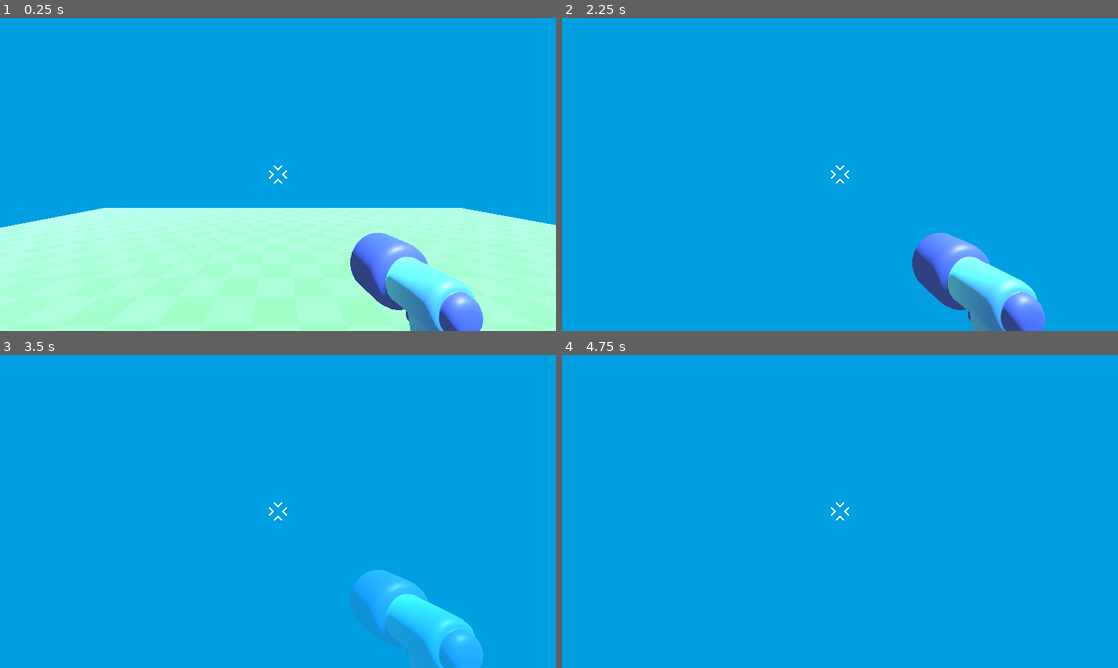
Above: before the commit, frames 1-4 (two rows, left to right).
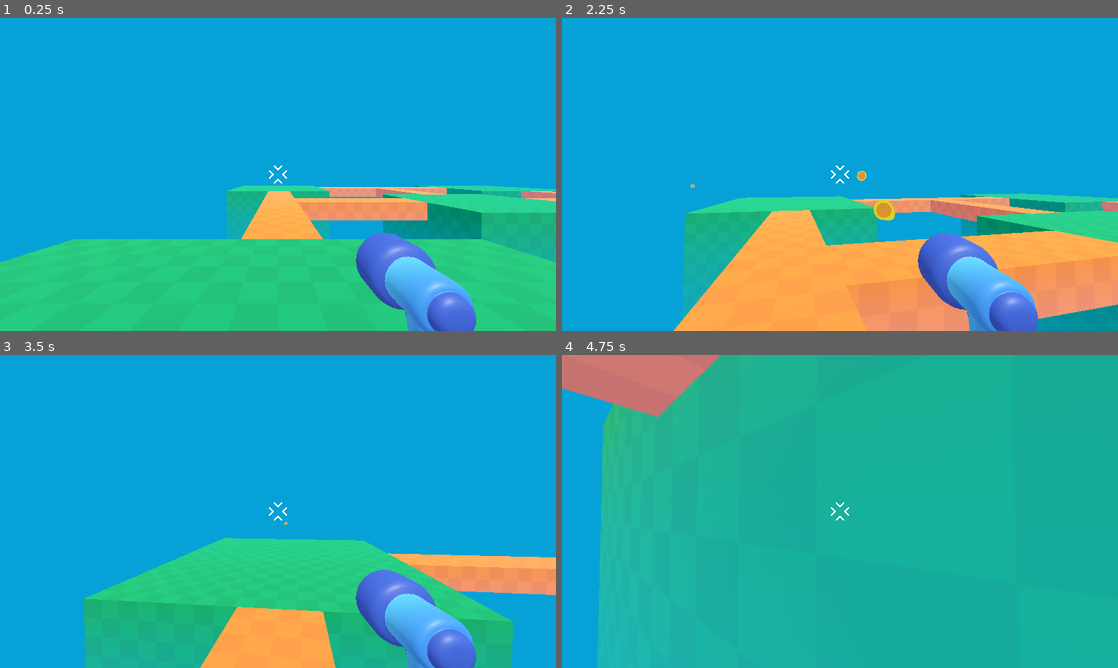
Above: after the commit, the same moments.

Repository: joshbritto/CTI-110-3DGame
Game: Godot game, scene res://game.tscn
Two runs of this game, one before a commit and one after it. Both use one fixed random seed, a clock stepped at 60 frames per second and the inputs below. Before the commit the project starts from res://level/temporary_level.tscn.
Inputs (mouse positions are in pixels of both pictures, inside the frame that each line leads up to):
- Up to frame 1 (0.25 s): no input
- Up to frame 2 (2.25 s): tap Enter at 0.5 s; move the mouse to (867, 174) at 0.52 s; press the mouse at (867, 174) at 0.53 s; hold W (move_forward) from 0.53 s (still down); tap Space (jump) at 0.77, 0.8, 1.07, 1.35, 1.52, 1.82 s; move the mouse to (812, 174) at 1.27 s; release the mouse at (812, 174) at 1.28 s; click (812, 174) at 1.55 s; move the mouse to (851, 168) at 2.02 s; press the mouse at (851, 168) at 2.03 s
- Up to frame 3 (3.5 s): keep holding W (move_forward); tap Space (jump) at 2.3, 3.02, 3.32 s; move the mouse to (272, 517) at 2.77 s; release the mouse at (272, 517) at 2.78 s; click (272, 517) at 2.85 s
- Up to frame 4 (4.75 s): keep holding W (move_forward); move the mouse to (878, 514) at 3.52 s; tap Space (jump) at 3.6, 3.77, 4.07, 4.52 s; move the mouse to (795, 508) at 4.27 s; click (795, 508) at 4.35 s

The runs differ from the first frame. In frame 1, 42% of the frame differs, in the area x 0-100%, y 53-100%; in frame 2, 32%; in frame 3, 29%; in frame 4, 94%, in the area x 0-100%, y 0-100%.

Commit message:
added gun mechanics and new map

Diff:
--- /dev/null
+++ b/arena-survivors/game.tscn
@@ -0,0 +1,109 @@
+[gd_scene format=3 uid="uid://c03pula2mk4kp"]
+
+[ext_resource type="PackedScene" uid="uid://bfau63sspcfax" path="res://player/player.tscn" id="1_80nbo"]
+[ext_resource type="Texture2D" uid="uid://cf1x45iahfjma" path="res://level/checkboard.png" id="1_e2o6t"]
+[ext_resource type="Material" uid="uid://cb1lrbfailokr" path="res://level/bridge.tres" id="2_feb5d"]
+
+[sub_resource type="StandardMaterial3D" id="StandardMaterial3D_80nbo"]
+albedo_color = Color(0.03286584, 0.56554484, 0.2714845, 1)
+albedo_texture = ExtResource("1_e2o6t")
+uv1_triplanar = true
+
+[sub_resource type="Environment" id="Environment_g0yeo"]
+background_mode = 1
+background_color = Color(1.6364455e-06, 0.47346222, 0.68986905, 1)
+ambient_light_source = 2
+ambient_light_color = Color(0.8274757, 0.7368622, 0.70219463, 1)
+tonemap_mode = 2
+fog_enabled = true
+fog_light_color = Color(0.021349646, 0.5002203, 0.7270487, 1)
+fog_height = 0.5
+fog_height_density = 0.15
+
+[node name="Game" type="Node3D" unique_id=1246623811]
+
+[node name="CSGBox3D" type="CSGBox3D" parent="." unique_id=555165820]
+transform = Transform3D(1, 0, 0, 0, 1, 0, 0, 0, 1, 0, -5, 0)
+use_collision = true
+size = Vector3(10, 10, 10)
+material = SubResource("StandardMaterial3D_80nbo")
+
+[node name="CSGBox3D10" type="CSGBox3D" parent="." unique_id=1782600402]
+transform = Transform3D(1, 0, 0, 0, 1, 0, 0, 0, 1, 12.5, -0.5, -0.1000002)
+use_collision = true
+size = Vector3(15, 1, 2)
+material = ExtResource("2_feb5d")
+
+[node name="CSGBox3D14" type="CSGBox3D" parent="." unique_id=1282224899]
+transform = Transform3D(1, 0, 0, 0, 1, 0, 0, 0, 1, 12.5, -0.5, -25.099998)
+use_collision = true
+size = Vector3(15, 1, 2)
+material = ExtResource("2_feb5d")
+
+[node name="CSGBox3D17" type="CSGBox3D" parent="." unique_id=393661958]
+transform = Transform3D(1, 0, 0, 0, 1, 0, 0, 0, 1, 20.199999, -0.5, -12.599998)
+use_collision = true
+size = Vector3(7.4, 1, 2)
+material = ExtResource("2_feb5d")
+
+[node name="CSGBox3D18" type="CSGBox3D" parent="." unique_id=583361598]
+transform = Transform3D(1, 0, 0, 0, 1, 0, 0, 0, 1, 4.7999983, -0.5, -12.599998)
+use_collision = true
+size = Vector3(7.4, 1, 2)
+material = ExtResource("2_feb5d")
+
+[node name="CSGBox3D15" type="CSGBox3D" parent="." unique_id=1459830275]
+transform = Transform3D(-4.371139e-08, 0, 1, 0, 1, 0, -1, 0, -4.371139e-08, 0.09999962, -0.5, -12.499998)
+use_collision = true
+size = Vector3(15, 1, 2)
+material = ExtResource("2_feb5d")
+
+[node name="CSGBox3D16" type="CSGBox3D" parent="." unique_id=1152418816]
+transform = Transform3D(-4.371139e-08, 0, 1, 0, 1, 0, -1, 0, -4.371139e-08, 24.900003, -0.5, -12.499998)
+use_collision = true
+size = Vector3(15, 1, 2)
+material = ExtResource("2_feb5d")
+
+[node name="CSGBox3D19" type="CSGBox3D" parent="." unique_id=1607570312]
+transform = Transform3D(-4.371139e-08, 0, 1, 0, 1, 0, -1, 0, -4.371139e-08, 12.600003, -0.5, -20.249998)
+use_collision = true
+size = Vector3(7.7000003, 1, 2)
+material = ExtResource("2_feb5d")
+
+[node name="CSGBox3D20" type="CSGBox3D" parent="." unique_id=469500674]
+transform = Transform3D(-4.371139e-08, 0, 1, 0, 1, 0, -1, 0, -4.371139e-08, 12.600003, -0.5, -4.649998)
+use_collision = true
+size = Vector3(7.7000003, 1, 2)
+material = ExtResource("2_feb5d")
+
+[node name="CSGBox3D5" type="CSGBox3D" parent="." unique_id=1602771304]
+transform = Transform3D(1, 0, 0, 0, 1, 0, 0, 0, 1, 12.5, -5, -12.5)
+use_collision = true
+size = Vector3(8, 10, 8)
+material = SubResource("StandardMaterial3D_80nbo")
+
+[node name="CSGBox3D2" type="CSGBox3D" parent="." unique_id=1012929970]
+transform = Transform3D(1, 0, 0, 0, 1, 0, 0, 0, 1, 0, -5, -25)
+use_collision = true
+size = Vector3(10, 10, 10)
+material = SubResource("StandardMaterial3D_80nbo")
+
+[node name="CSGBox3D3" type="CSGBox3D" parent="." unique_id=1753744010]
+transform = Transform3D(1, 0, 0, 0, 1, 0, 0, 0, 1, 25, -5, -25)
+use_collision = true
+size = Vector3(10, 10, 10)
+material = SubResource("StandardMaterial3D_80nbo")
+
+[node name="CSGBox3D4" type="CSGBox3D" parent="." unique_id=714136772]
+transform = Transform3D(1, 0, 0, 0, 1, 0, 0, 0, 1, 25, -5, 0)
+use_collision = true
+size = Vector3(10, 10, 10)
+material = SubResource("StandardMaterial3D_80nbo")
+
+[node name="DirectionalLight3D" type="DirectionalLight3D" parent="." unique_id=1524445691]
+transform = Transform3D(1, 0, 0, 0, 0.49999997, 0.8660254, 0, -0.8660254, 0.49999997, 0, 3, 3)
+
+[node name="WorldEnvironment" type="WorldEnvironment" parent="." unique_id=1618483908]
+environment = SubResource("Environment_g0yeo")
+
+[node name="Player" parent="." unique_id=316216871 instance=ExtResource("1_80nbo")]
--- /dev/null
+++ b/arena-survivors/level/bridge.tres
@@ -0,0 +1,8 @@
+[gd_resource type="StandardMaterial3D" format=3 uid="uid://cb1lrbfailokr"]
+
+[ext_resource type="Texture2D" uid="uid://cf1x45iahfjma" path="res://level/checkboard.png" id="1_h4bgb"]
+
+[resource]
+albedo_color = Color(0.91338533, 0.4401709, 3.85046e-07, 1)
+albedo_texture = ExtResource("1_h4bgb")
+uv1_triplanar = true
--- /dev/null
+++ b/arena-survivors/player/bullet_3d.gd
@@ -0,0 +1,12 @@
+extends Area3D
+
+const SPEED = 55.0
+const RANGE = 40.0
+
+var travelled_distance = 0.0
+
+func _physics_process(delta):
+	position += -transform.basis.z * SPEED * delta
+	travelled_distance += SPEED * delta
+	if travelled_distance > RANGE:
+		queue_free()
--- /dev/null
+++ b/arena-survivors/player/bullet_3d.tscn
@@ -0,0 +1,18 @@
+[gd_scene format=3 uid="uid://cenh32bhit5fb"]
+
+[ext_resource type="Script" uid="uid://brecch86icqf3" path="res://player/bullet_3d.gd" id="1_hgguu"]
+[ext_resource type="PackedScene" uid="uid://duv35bikx1nj7" path="res://player/projectile/projectile_model.tscn" id="2_hgguu"]
+
+[sub_resource type="SphereShape3D" id="SphereShape3D_g0yeo"]
+radius = 0.20193091
+
+[node name="Bullet3D" type="Area3D" unique_id=1408745345]
+top_level = true
+script = ExtResource("1_hgguu")
+
+[node name="CollisionShape3D" type="CollisionShape3D" parent="." unique_id=612440110]
+transform = Transform3D(0.99999994, 0, 0, 0, 1, 0, 0, 0, 0.99999994, 0, 0, 0)
+shape = SubResource("SphereShape3D_g0yeo")
+
+[node name="projectile_model" parent="." unique_id=1054365318 instance=ExtResource("2_hgguu")]
+transform = Transform3D(-4.371139e-08, 0, 1, 0, 1, 0, -1, 0, -4.371139e-08, 0, 0, 0)
--- a/arena-survivors/player/player.gd
+++ b/arena-survivors/player/player.gd
@@ -1,9 +1,7 @@
 extends CharacterBody3D
-
 
 func _ready():
 	Input.set_mouse_mode(Input.MOUSE_MODE_CAPTURED)
-
 
 func _unhandled_input(event):
 	if event is InputEventMouseMotion:
@@ -34,6 +32,17 @@
 	if Input.is_action_just_pressed("jump") and is_on_floor():
 		velocity.y = 10.0
 	elif Input.is_action_just_released("jump") and velocity.y > 0.0:
-		velocity.y = 0.0
+		velocity.y /= 2
 
 	move_and_slide()
+
+	if Input.is_action_pressed("shoot") and %Timer.is_stopped():
+		shoot_bullet()
+
+func shoot_bullet():
+	const BULLET_3D = preload("uid://cenh32bhit5fb")
+	var new_bullet = BULLET_3D.instantiate()
+	%Marker3D.add_child(new_bullet)
+
+	new_bullet.global_transform = %Marker3D.global_transform
+	%Timer.start()
--- a/arena-survivors/player/player.tscn
+++ b/arena-survivors/player/player.tscn
@@ -17,8 +17,12 @@
 unique_name_in_owner = true
 transform = Transform3D(1, 0, 0, 0, 1, 0, 0, 0, 1, 0, 1.5771928, 0)
 
+[node name="Marker3D" type="Marker3D" parent="Camera3D" unique_id=2138333413]
+unique_name_in_owner = true
+transform = Transform3D(0.6667431, 0, 0, 0, 0.6667435, 0, 0, 0, 0.6667435, 0.7651122, -0.6350145, -1.5081015)
+
 [node name="gun_model" parent="Camera3D" unique_id=1097520014 instance=ExtResource("2_rkbax")]
-transform = Transform3D(-0.6557925, -0.011587812, -0.11978491, -0.012638797, 0.66660714, 0.004707695, 0.119678505, 0.0069010165, -0.65587854, 0.7641404, -0.63698155, -1.1398938)
+transform = Transform3D(-0.66674316, 0, 5.828859e-08, 0, 0.6667436, 0, -5.828854e-08, 0, -0.66674376, 0.7641404, -0.63698155, -1.1398938)
 
 [node name="Reticle" type="TextureRect" parent="." unique_id=1359404915]
 anchors_preset = 8
@@ -34,3 +38,8 @@
 grow_vertical = 2
 texture = ExtResource("3_g1dw6")
 expand_mode = 1
+
+[node name="Timer" type="Timer" parent="." unique_id=1957140731]
+unique_name_in_owner = true
+wait_time = 0.1
+one_shot = true
--- /dev/null
+++ b/arena-survivors/player/projectile/projectile_model.tscn
@@ -0,0 +1,16 @@
+[gd_scene format=3 uid="uid://duv35bikx1nj7"]
+
+[ext_resource type="PackedScene" uid="uid://y1luvwo8yb1a" path="res://player/projectile/projectile_model.glb" id="1_yuxyb"]
+[ext_resource type="Shader" uid="uid://b4wc5wsyakc0a" path="res://player/projectile/projectile.gdshader" id="2_qx3vm"]
+
+[sub_resource type="ShaderMaterial" id="ShaderMaterial_learf"]
+render_priority = 0
+shader = ExtResource("2_qx3vm")
+shader_parameter/tail_color = Color(0.7581667, 0.70167536, 7.70092e-07, 1)
+shader_parameter/head_color = Color(0.74131405, 0.4540022, 0, 1)
+
+[node name="projectile_model" unique_id=1054365318 instance=ExtResource("1_yuxyb")]
+
+[node name="Projectile" parent="." index="0" unique_id=1522017832]
+transform = Transform3D(-4.3711385e-08, 0.9999999, 0, -0.9999999, -4.3711385e-08, 0, 0, 0, 1, 0, 0, 0)
+material_override = SubResource("ShaderMaterial_learf")
--- a/arena-survivors/project.godot
+++ b/arena-survivors/project.godot
@@ -11,7 +11,7 @@
 [application]
 
 config/name="ArenaSurvivors"
-run/main_scene="uid://dp7sxe5xl5shk"
+run/main_scene="uid://c03pula2mk4kp"
 config/features=PackedStringArray("4.7", "Forward Plus")
 config/icon="res://icon.svg"
 
@@ -53,6 +53,11 @@
 "events": [Object(InputEventKey,"resource_local_to_scene":false,"resource_name":"","device":-1,"window_id":0,"alt_press …(191 unchanged characters)…
 ]
 }
+shoot={
+"deadzone": 0.2,
+"events": [Object(InputEventMouseButton,"resource_local_to_scene":false,"resource_name":"","device":-1,"window_id":0,"alt_pressed":false,"shift_pressed":false,"ctrl_pressed":false,"meta_pressed":false,"button_mask":1,"position":Vector2(466, 18),"global_position":Vector2(475, 66),"factor":1.0,"button_index":1,"canceled":false,"pressed":true,"double_click":true,"script":null)
+]
+}
 
 [physics]
 
Not shown, added: arena-survivors/player/bullet_3d.gd.uid
